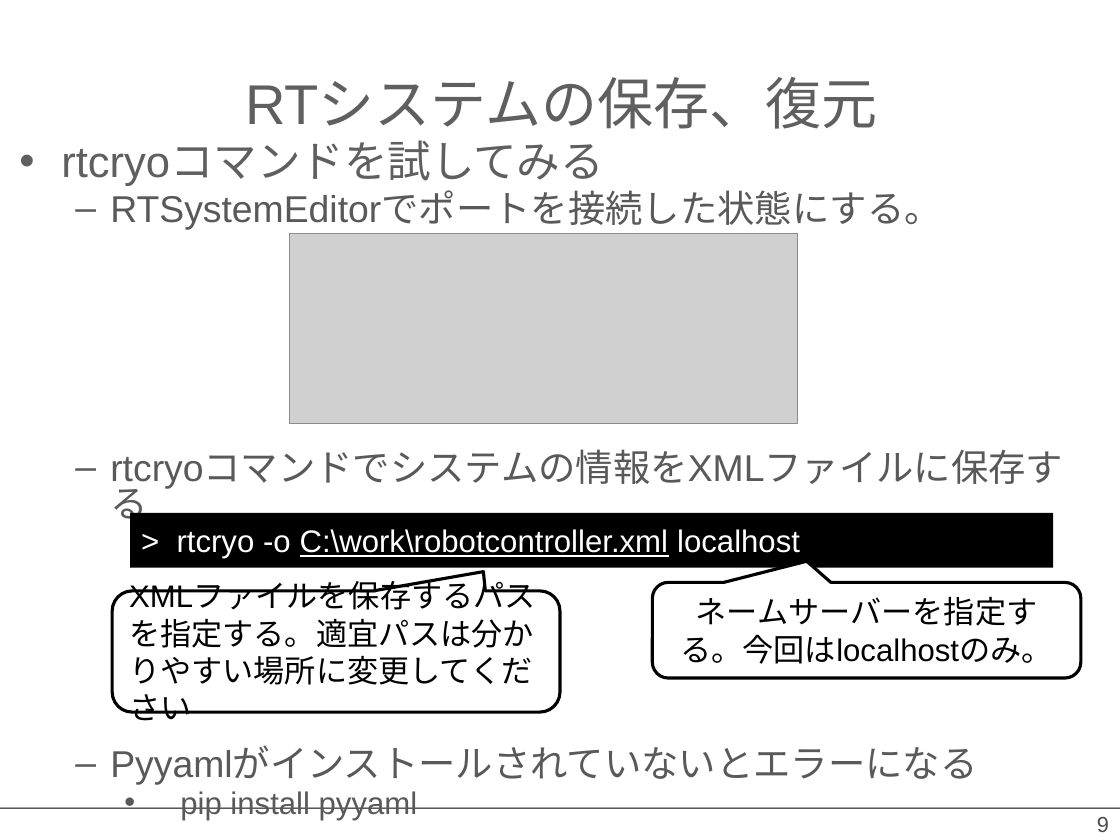
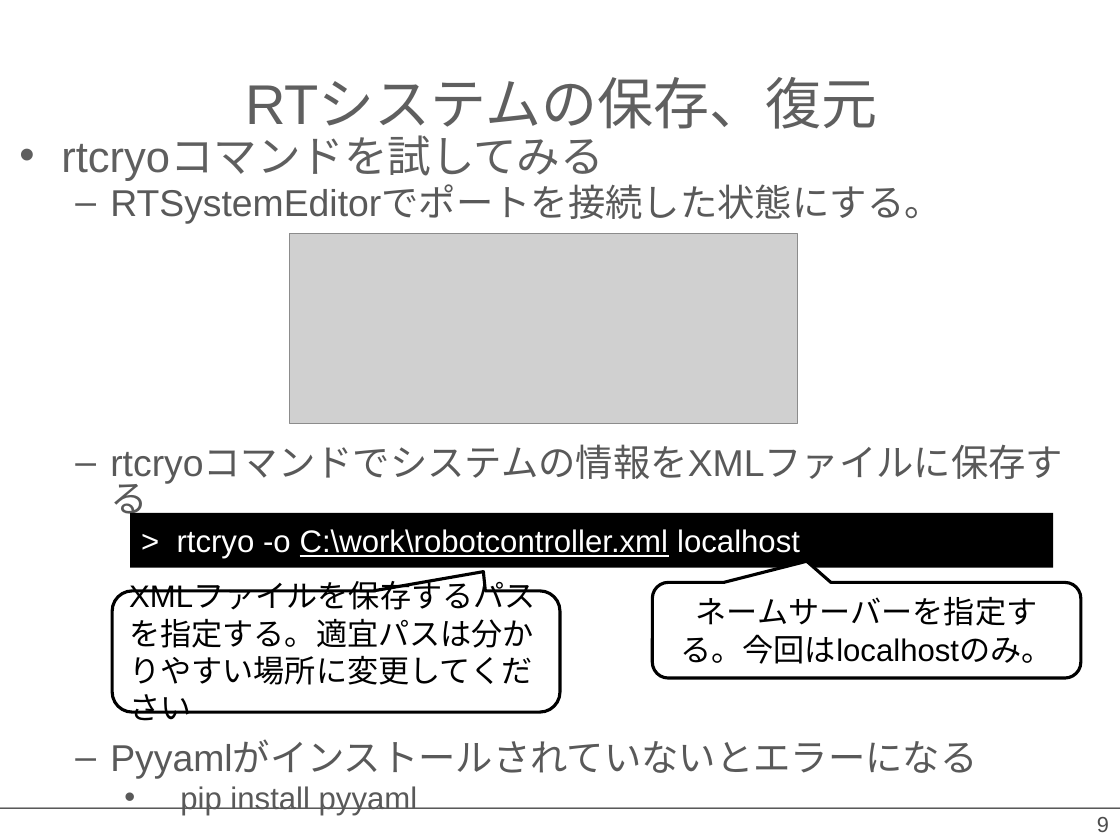
Before and after one commit to OpenRTM/RTM_Tutorial, a slide deck: slide 9 of ppt/rtshell入門.pptx. Drawn at 1120x840 pixels with LibreOffice and Linux fonts; fonts in the diff are those of the drawing; grey boxes stand for pictures; background and template pictures are left out. Boxes give left, top, right and bottom in pixels: in the first picture for what was removed or moved away, otherwise in the second. Text is boxed around its words. In the diff, an @@ line names an element or a change of style, - is before the commit and + after.

```diff
--- a/ppt/rtshell入門.pptx
+++ b/ppt/rtshell入門.pptx
@@ text "rtcryoコマンドを試してみる" moved from (x1=61, y1=142, x2=977, y2=821) to (x1=61, y1=137, x2=977, y2=815) @@
```
Also in this commit, not shown: 4 other slides changed, 15 other files.
